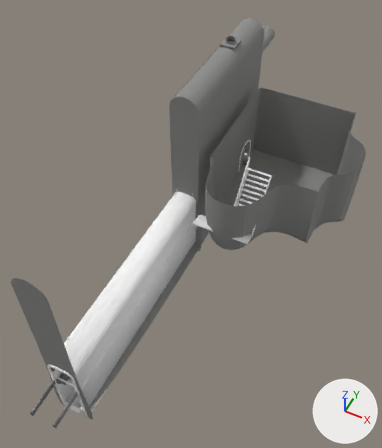
Two versions of the Blender file VA/Dishonored_Story_Concept_Environment.blend, one commit apart.
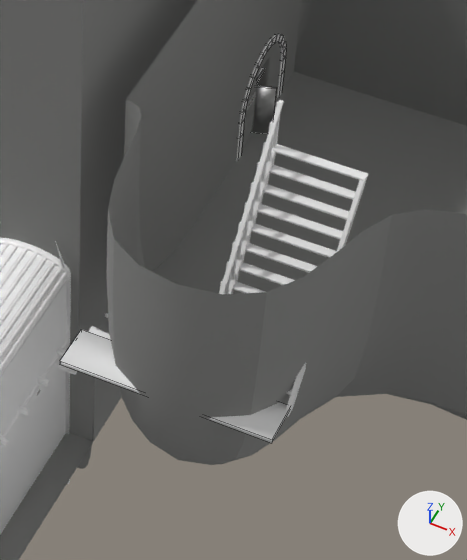
There are two pictures of each version: one whole from a camera (50 mm lens) standing at (4.46, -14.29, 13.8) and looking at (-0.71, -3.96, 0.88), one close up on the part from 47% to 78% of the width and 29% to 61% of the height. The axes (+X, +Y, +Z) are drawn at lower right. The lights are the same throughout. The close-ups show mesh edges as thin lines.
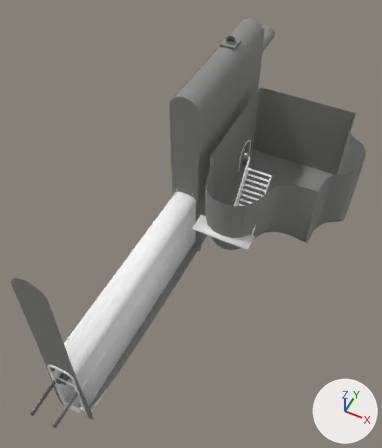
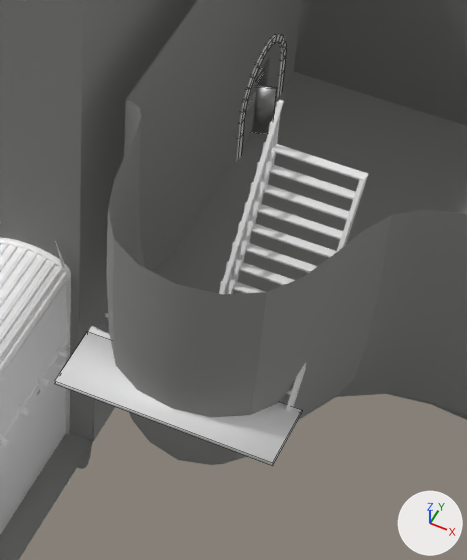
Location of each change, [x1, y1, x2, y2] in pixels of the close-ups (467 x 560 px):
'Plane.049', reshaped (8% wider, 17% taller)
    before: [60, 329, 289, 443]
    after: [55, 332, 302, 466]

What changed in the scene script:
```text
Change me_plane_057:
    where me_plane_057.from_pydata(...)  # 4 vertices, 1 face; spans x -2.09..-0.26, y -5.67..-5.28, z 1.1
    used by ob_plane_049; location = (1.665, 1.296, 0.354)
    me_plane_057 part 1
    me_plane_057.vertices[0].co: (-2.09, -5.67, 1.1) -> (-2.03, -5.87, 1.1)
    me_plane_057.vertices[1].co: (-2.09, -5.28, 1.1) -> (-2.03, -5.28, 1.1)
    me_plane_057.vertices[2].co: (-0.26, -5.67, 1.1) -> (-0.16, -5.87, 1.1)
    me_plane_057.vertices[3].co: (-0.26, -5.28, 1.1) -> (-0.16, -5.28, 1.1)
```
